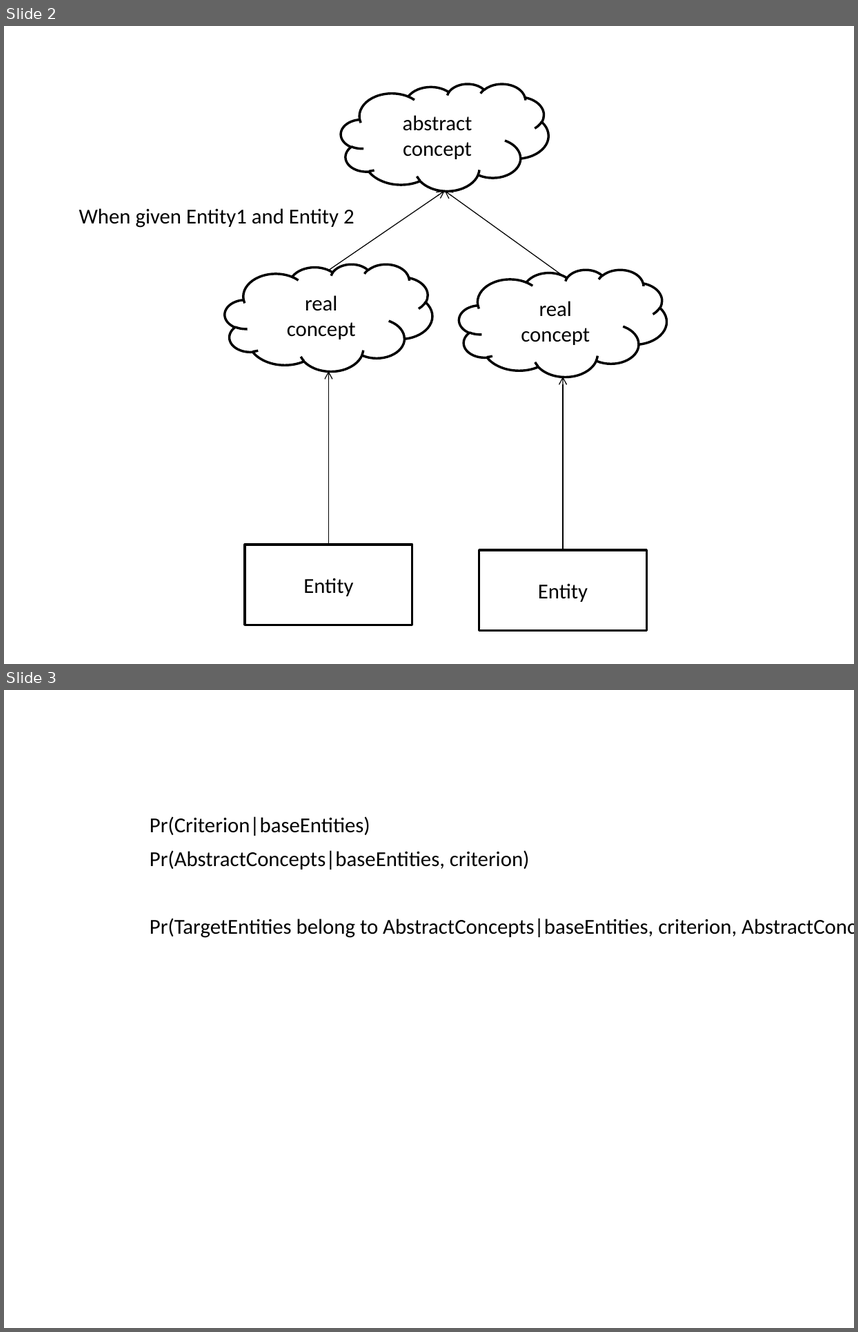
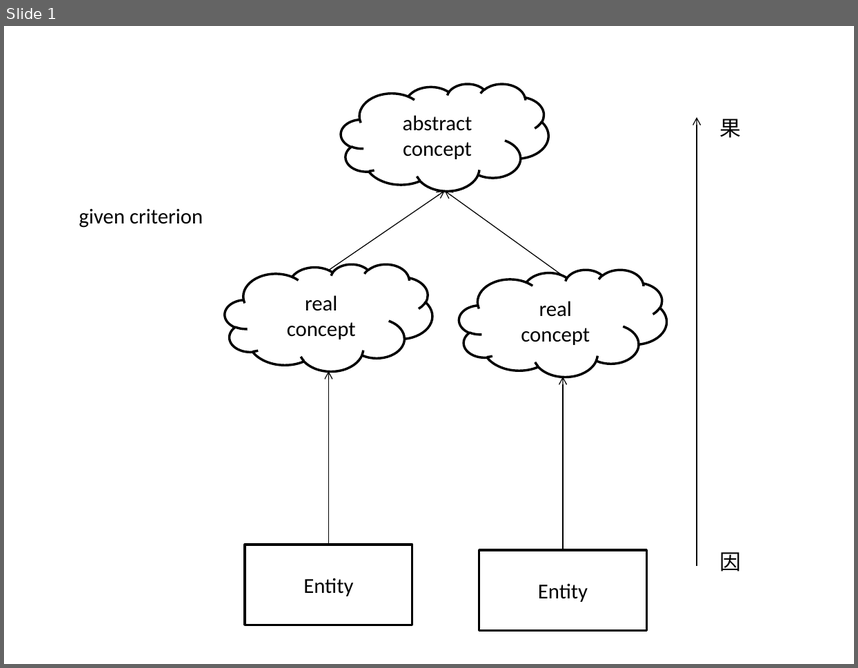
Before and after one commit to goodseeyou/Concept-EntityMining, a slide deck: Concept-Entity Mining.pptx. Shown one above the other, each under a label of ours: slides 2 and 3 before the commit, slide 1 after it. The pictures are 858x1332 and 858x668 pixels, drawn with LibreOffice and Linux fonts; fonts in the diff are those of the drawing. Boxes give left, top, right and bottom in pixels: in the first picture for what was removed or moved away, otherwise in the second. Text is boxed around its words. In the diff, an @@ line names an element or a change of style, - is before the commit and + after.

```diff
--- a/Concept-Entity Mining.pptx
+++ b/Concept-Entity Mining.pptx
@@ slide 3 removed at (4,690,854,1328), background #FFFFFF @@
@@ text removed at (150,816,370,836) @@
-Pr(Criterion|baseEntities)
@@ text removed at (150,850,530,869) @@
-Pr(AbstractConcepts|baseEntities, criterion)
@@ text removed at (150,918,737,938) @@
-Pr(TargetEntities belong to AbstractConcepts|baseEntities, criterion, AbstractConcepts)
@@ what was slide 2 is now slide 1 @@
@@ slide 1 changed as well @@
@@ arrow added from (697, 566) to (697, 117), #000000 0.75 pt @@
@@ text added at (720,118,742,138), 18 pt, text #000000 @@
+果
@@ text at (79,209,203,227): text changed @@
-When given Entity1 and Entity 2
+given criterion
@@ text added at (720,552,742,571), 18 pt, text #000000 @@
+因
```
Also in this commit, not shown: 1 slide added, 2 other slides removed, 1 other file.
